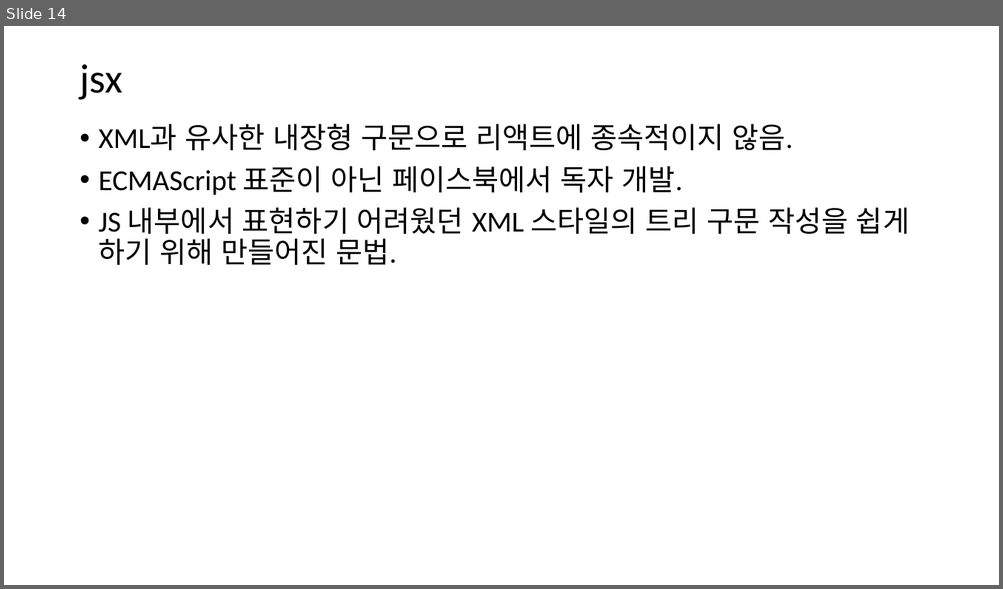
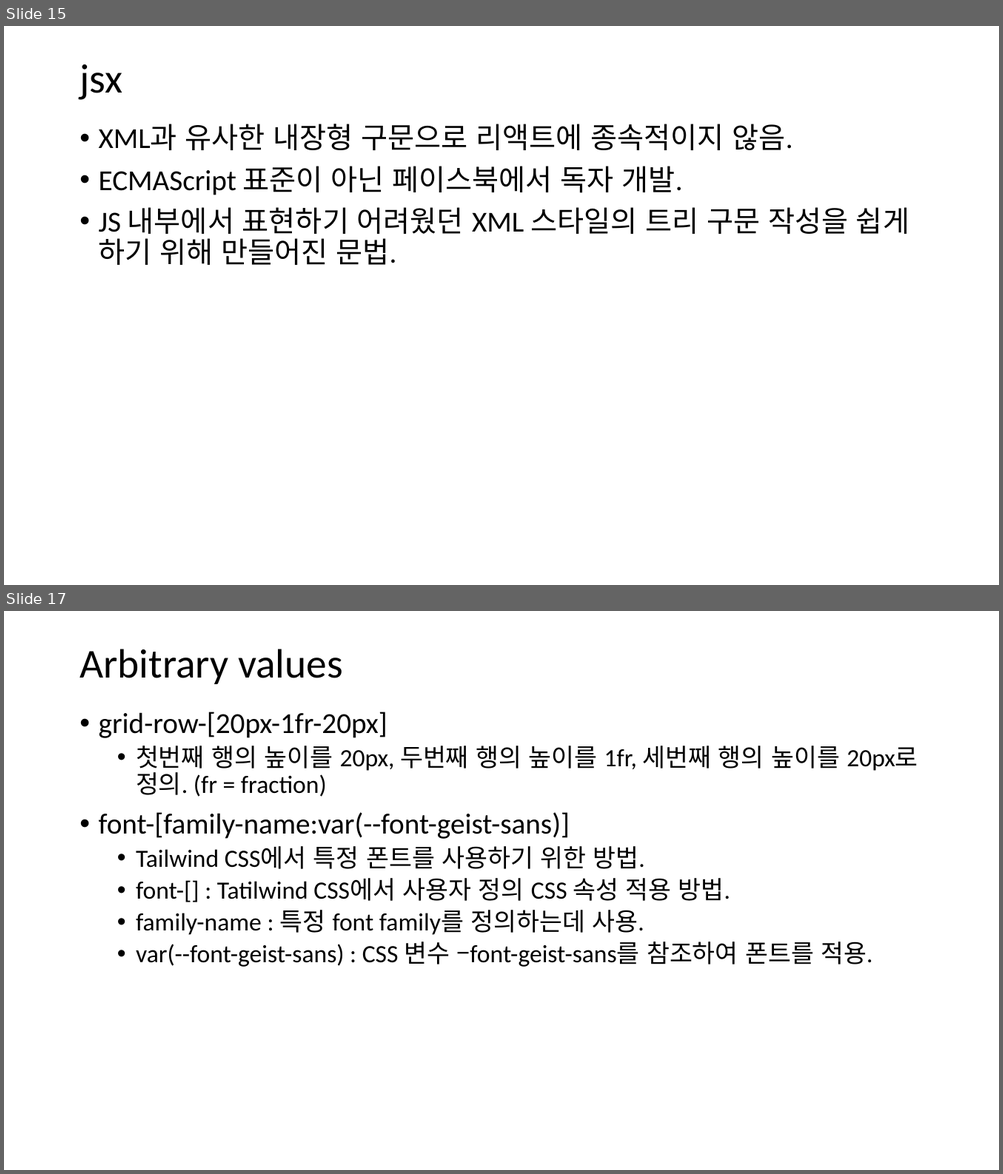
Before and after one commit to eleutheria80/bootstrap, a slide deck: documents/nextjs.pptx. Shown one above the other, each under a label of ours: slide 14 before the commit, slides 15 and 17 after it; the slides between them are not shown. The pictures are 1003x589 and 1003x1174 pixels, drawn with LibreOffice and Linux fonts; fonts in the diff are those of the drawing. Boxes give left, top, right and bottom in pixels: in the first picture for what was removed or moved away, otherwise in the second. Text is boxed around its words. In the diff, an @@ line names an element or a change of style, - is before the commit and + after.

```diff
--- a/documents/nextjs.pptx
+++ b/documents/nextjs.pptx
@@ slide 17 added at [4,611,999,1170], background #FFFFFF @@
@@ title added at [79,649,343,684], 39.6 pt, text #000000 @@
+Arbitrary values
@@ text added at [99,712,918,967], 24 pt, text #000000 @@
+• grid-row-[20px-1fr-20px]
+  • 첫번째 행의 높이를 20px, 두번째 행의 높이를 1fr, 세번째 행의 높이를 20px로 정의. (fr = fraction)
+• font-[family-name:var(--font-geist-sans)]
+  • Tailwind CSS에서 특정 폰트를 사용하기 위한 방법.
+  • font-[] : Tatilwind CSS에서 사용자 정의 CSS 속성 적용 방법.
+  • family-name : 특정 font family를 정의하는데 사용.
+  • var(--font-geist-sans) : CSS 변수 –font-geist-sans를 참조하여 폰트를 적용.
@@ what was slide 14 is now slide 15 @@
```
Also in this commit, not shown: 2 slides changed, 2 other slides added, 3 other files.
